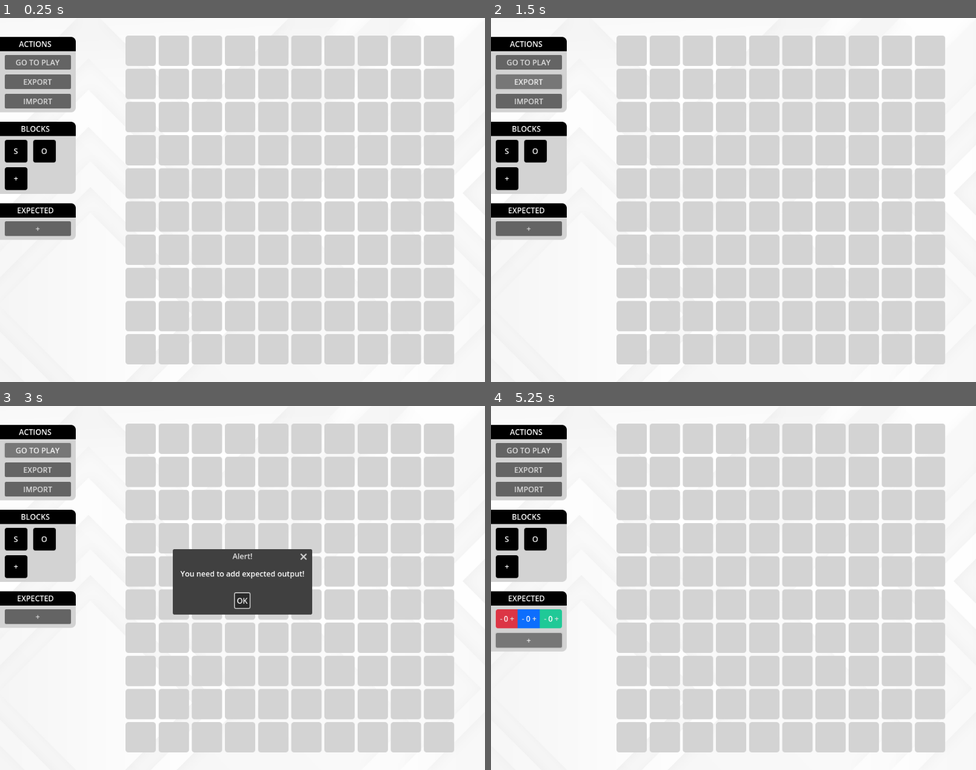
Above: before the commit, frames 1-4 (two rows, left to right).
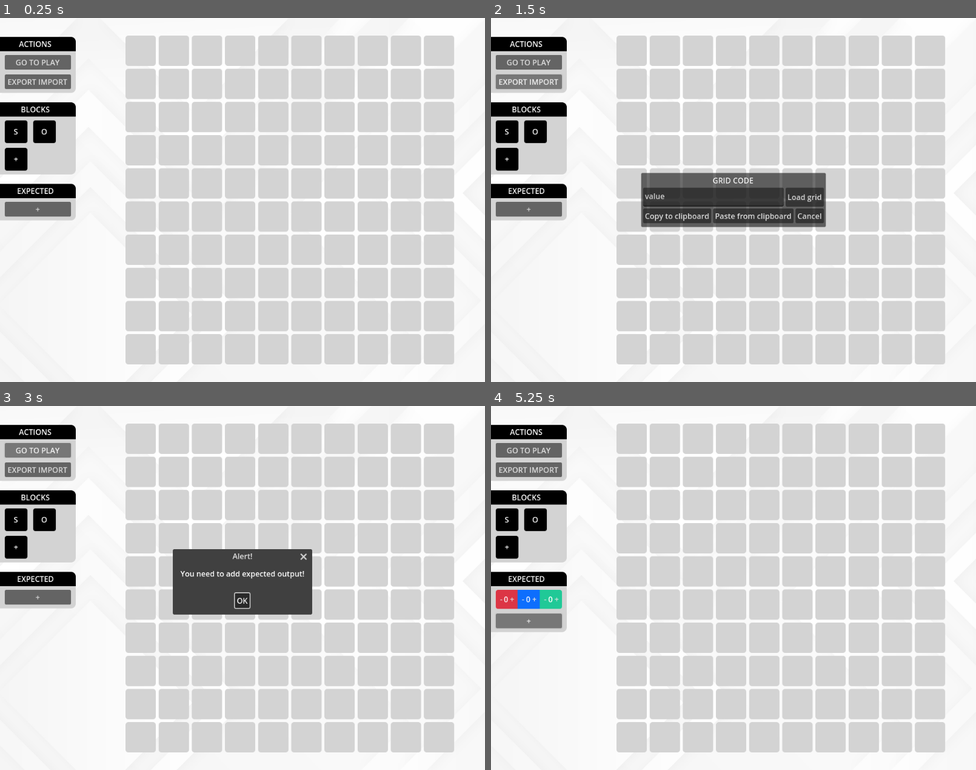
Above: after the commit, the same moments.

Repository: ricoapon/planet-cell
Game: Godot game, scene res://Scenes/Main.tscn
The game is run twice, just before and just after one commit, with the same random seed, the same clock (stepped at 60 frames per second) and the same inputs.
Inputs (mouse positions are in pixels of both pictures, inside the frame that each line leads up to):
- Up to frame 1 (0.25 s): no input
- Up to frame 2 (1.5 s): click (529, 83) at 0.5 s, where only the run before the commit has a clickable "EXPORT"; click (529, 83) at 1.25 s, where only the run after the commit has a clickable "EXPORT IMPORT"
- Up to frame 3 (3 s): click (38, 489) at 2 s, where only the run before the commit has a clickable "IMPORT"; click "GO TO PLAY" at 2.75 s
- Up to frame 4 (5.25 s): click "GO TO PLAY" at 3.5 s; click "OK" at 4.25 s; click "+" at 5 s

The runs differ from the first frame. In frame 1, 4.8% of the frame differs, in the area x 0-16%, y 16-61%; in frame 2, 10%, in the area x 0-70%, y 16-61%; in frame 3, 4.8%; in frame 4, 5.7%.

Commit message:
Add popup for importing and exporting

Diff:
--- /dev/null
+++ b/Scenes/components/popups/ExportImportPopup.gd
@@ -0,0 +1,25 @@
+class_name ExportImportPopup
+extends PopupPanel
+
+@onready var text_edit = $VBoxContainer/HBoxCode/TextEdit
+
+signal load_grid(value: String)
+
+func init(value: String):
+	text_edit.text = value
+
+func _ready():
+	self.popup_hide.connect(_on_cancel_pressed)
+
+func _on_cancel_pressed() -> void:
+	self.queue_free()
+
+func _on_copy_pressed() -> void:
+	DisplayServer.clipboard_set(text_edit.text)
+
+func _on_paste_pressed() -> void:
+	text_edit.text = DisplayServer.clipboard_get()
+
+func _on_load_pressed() -> void:
+	load_grid.emit(text_edit.text)
+	_on_cancel_pressed()
--- /dev/null
+++ b/Scenes/components/popups/ExportImportPopup.tscn
@@ -0,0 +1,54 @@
+[gd_scene load_steps=2 format=3 uid="uid://co7m0ma2mifw0"]
+
+[ext_resource type="Script" uid="uid://ddv53rdebds82" path="res://scenes/components/popups/ExportImportPopup.gd" id="1_fkuff"]
+
+[node name="ExportImportPopup" type="PopupPanel"]
+size = Vector2i(390, 114)
+visible = true
+script = ExtResource("1_fkuff")
+
+[node name="VBoxContainer" type="VBoxContainer" parent="."]
+offset_left = 4.0
+offset_top = 4.0
+offset_right = 386.0
+offset_bottom = 110.0
+
+[node name="Label" type="Label" parent="VBoxContainer"]
+layout_mode = 2
+text = "GRID CODE"
+horizontal_alignment = 1
+vertical_alignment = 1
+
+[node name="HBoxCode" type="HBoxContainer" parent="VBoxContainer"]
+layout_mode = 2
+
+[node name="TextEdit" type="TextEdit" parent="VBoxContainer/HBoxCode"]
+custom_minimum_size = Vector2(0, 40)
+layout_mode = 2
+size_flags_horizontal = 3
+text = "hello"
+
+[node name="Load" type="Button" parent="VBoxContainer/HBoxCode"]
+layout_mode = 2
+size_flags_horizontal = 8
+text = "Load grid"
+
+[node name="HBoxButtons" type="HBoxContainer" parent="VBoxContainer"]
+layout_mode = 2
+
+[node name="Copy" type="Button" parent="VBoxContainer/HBoxButtons"]
+layout_mode = 2
+text = "Copy to clipboard"
+
+[node name="Paste" type="Button" parent="VBoxContainer/HBoxButtons"]
+layout_mode = 2
+text = "Paste from clipboard"
+
+[node name="Cancel" type="Button" parent="VBoxContainer/HBoxButtons"]
+layout_mode = 2
+text = "Cancel"
+
+[connection signal="pressed" from="VBoxContainer/HBoxCode/Load" to="." method="_on_load_pressed"]
+[connection signal="pressed" from="VBoxContainer/HBoxButtons/Copy" to="." method="_on_copy_pressed"]
+[connection signal="pressed" from="VBoxContainer/HBoxButtons/Paste" to="." method="_on_paste_pressed"]
+[connection signal="pressed" from="VBoxContainer/HBoxButtons/Cancel" to="." method="_on_cancel_pressed"]
--- a/Scenes/screens/EditGridScreen.gd
+++ b/Scenes/screens/EditGridScreen.gd
@@ -1,5 +1,7 @@
 class_name EditGridScreen
 extends Control
+
+@onready var ExportImportPopupScene = preload("res://scenes/components/popups/ExportImportPopup.tscn")
 
 var grid: Grid
 
@@ -18,3 +20,12 @@
 		popup.popup_centered()
 		return
 	go_to_play_screen.emit(grid)
+
+
+func _on_export_button_pressed() -> void:
+	var export_import_popup: ExportImportPopup = ExportImportPopupScene.instantiate()
+	add_child(export_import_popup)
+	export_import_popup.init("value")
+	export_import_popup.load_grid.connect(print)
+	export_import_popup.popup_centered()
+	export_import_popup.show()
--- a/Scenes/screens/EditGridScreen.tscn
+++ b/Scenes/screens/EditGridScreen.tscn
@@ -37,13 +37,9 @@
 layout_mode = 2
 text = "GO TO PLAY"
 
-[node name="ExportButton" parent="VBoxContainer/ActionsSidePanel/VBoxContainer/MarginContainer/VBoxContainer" index="1" instance=ExtResource("3_7god6")]
+[node name="ExportImportButton" parent="VBoxContainer/ActionsSidePanel/VBoxContainer/MarginContainer/VBoxContainer" index="1" instance=ExtResource("3_7god6")]
 layout_mode = 2
-text = "EXPORT"
-
-[node name="ImportButton" parent="VBoxContainer/ActionsSidePanel/VBoxContainer/MarginContainer/VBoxContainer" index="2" instance=ExtResource("3_7god6")]
-layout_mode = 2
-text = "IMPORT"
+text = "EXPORT IMPORT"
 
 [node name="BlocksSidePanel" parent="VBoxContainer" instance=ExtResource("2_4v46g")]
 layout_mode = 2
@@ -89,6 +85,7 @@
 [node name="AcceptDialog" type="AcceptDialog" parent="."]
 
 [connection signal="pressed" from="VBoxContainer/ActionsSidePanel/VBoxContainer/MarginContainer/VBoxContainer/PlayButton" to="." method="_on_play_button_pressed"]
+[connection signal="pressed" from="VBoxContainer/ActionsSidePanel/VBoxContainer/MarginContainer/VBoxContainer/ExportImportButton" to="." method="_on_export_button_pressed"]
 
 [editable path="VBoxContainer/ActionsSidePanel"]
 [editable path="VBoxContainer/BlocksSidePanel"]
Not shown, added: Scenes/components/popups/ExportImportPopup.gd.uid
